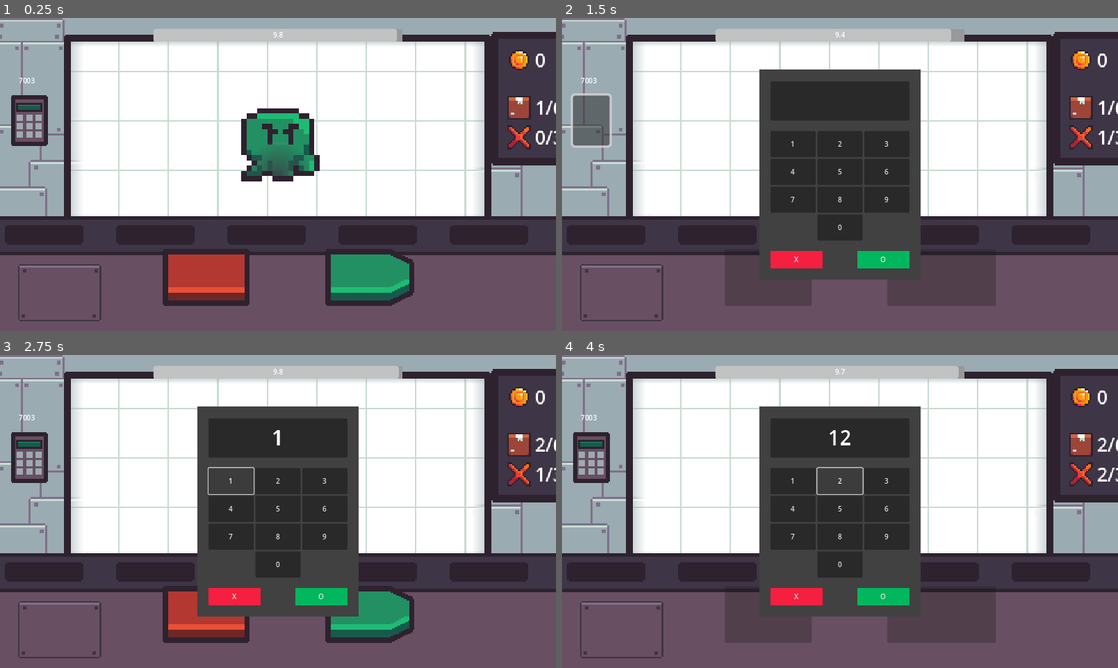
Above: before the commit, frames 1-4 (two rows, left to right).
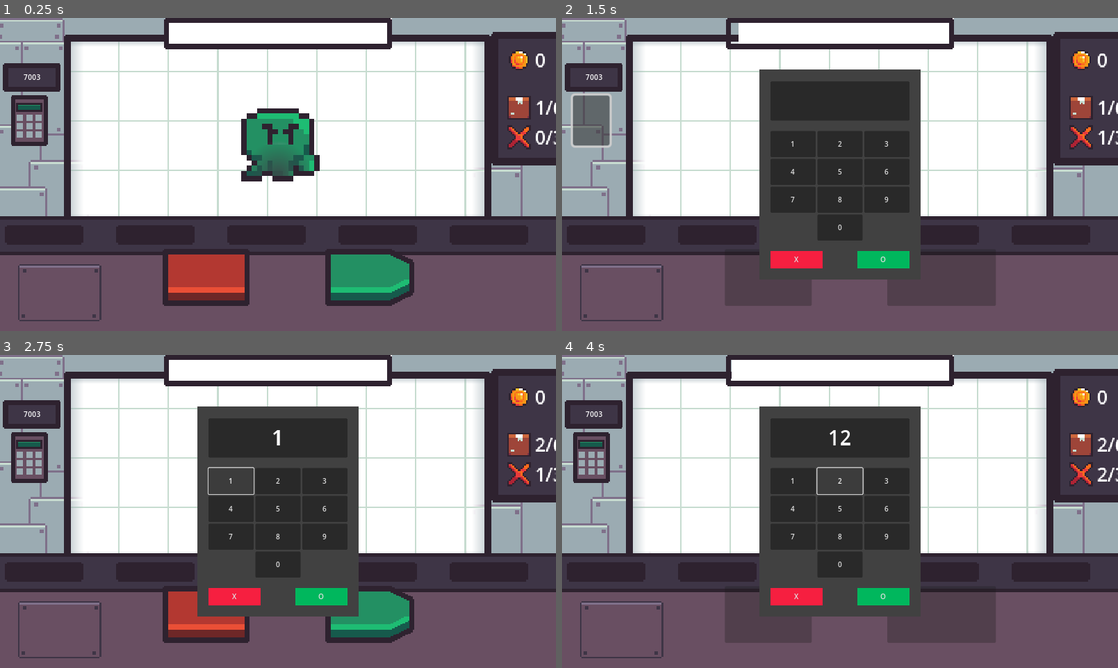
Above: after the commit, the same moments.

Repository: FixelDev/inside-out-inc
Game: Godot game, scene res://scenes/game/game.tscn
The game is run twice, just before and just after one commit, with the same random seed, the same clock (stepped at 60 frames per second) and the same inputs.
Inputs (mouse positions are in pixels of both pictures, inside the frame that each line leads up to):
- Up to frame 1 (0.25 s): no input
- Up to frame 2 (1.5 s): click (940, 277) at 0.5 s; click (589, 121) at 1.25 s
- Up to frame 3 (2.75 s): click "1" at 2 s
- Up to frame 4 (4 s): click (940, 614) at 2.77 s; click "2" at 3.5 s

The runs differ from the first frame. In frame 1, 5.2% of the frame differs, in the area x 0-73%, y 0-24%; in frame 2, 5.1%; in frame 3, 5.2%; in frame 4, 5.2%.

Commit message:
Added graphics for wall, table, buttons, keypad, stats, started working on progress bar

Diff:
--- a/scenes/game/game.tscn
+++ b/scenes/game/game.tscn
@@ -25,6 +25,8 @@
 [ext_resource type="Texture2D" uid="uid://byoy4hqusvlds" path="res://ui/stats_container/graphics/strike.png" id="12_xb1sl"]
 [ext_resource type="Texture2D" uid="uid://b5x7jxgjhscc8" path="res://ui/panel.png" id="13_1o150"]
 [ext_resource type="Texture2D" uid="uid://dvtq3nlhda6lo" path="res://scenes/game/graphics/border.png" id="14_o33iu"]
+[ext_resource type="Texture2D" uid="uid://ce7v5hjbfm5ei" path="res://ui/progress_bar/under.png" id="14_ogtul"]
+[ext_resource type="Texture2D" uid="uid://73jnfsbs3rjq" path="res://ui/progress_bar/border.png" id="15_kkt2q"]
 [ext_resource type="Texture2D" uid="uid://ewvysmrso6d5" path="res://scenes/game/graphics/wall/wall_decoration.png" id="17_nlatq"]
 [ext_resource type="Texture2D" uid="uid://t3ryi2inpjgp" path="res://entities/xray/graphics/xray.png" id="17_u2lnh"]
 [ext_resource type="Texture2D" uid="uid://u6wcejef6fm1" path="res://scenes/game/graphics/bg.png" id="18_4apnj"]
@@ -47,10 +49,15 @@
 texture_margin_right = 100.0
 texture_margin_bottom = 62.0
 
+[sub_resource type="StyleBoxTexture" id="StyleBoxTexture_85yi6"]
+texture = ExtResource("13_1o150")
+texture_margin_left = 14.0
+texture_margin_top = 14.0
+texture_margin_right = 14.0
+texture_margin_bottom = 14.0
+
 [sub_resource type="StyleBoxTexture" id="StyleBoxTexture_rreug"]
 texture = ExtResource("11_ebbve")
-
-[sub_resource type="StyleBoxFlat" id="StyleBoxFlat_keo0h"]
 
 [sub_resource type="StyleBoxFlat" id="StyleBoxFlat_x5fn5"]
 bg_color = Color(0.255659, 0.255659, 0.255659, 1)
@@ -207,11 +214,12 @@
 anchors_preset = 4
 anchor_top = 0.5
 anchor_bottom = 0.5
-offset_left = 19.0
-offset_top = 117.0
-offset_right = 105.0
-offset_bottom = 164.0
+offset_left = 7.0
+offset_top = 100.0
+offset_right = 140.0
+offset_bottom = 166.0
 grow_vertical = 2
+theme_override_styles/normal = SubResource("StyleBoxTexture_85yi6")
 horizontal_alignment = 1
 vertical_alignment = 1
 
@@ -231,22 +239,25 @@
 "
 script = ExtResource("5_2847e")
 
-[node name="TimeLeftProgressBar" type="ProgressBar" parent="UI"]
-unique_name_in_owner = true
-custom_minimum_size = Vector2(0, 29.635)
+[node name="TimeLeftProgressBar" type="TextureProgressBar" parent="UI"]
+unique_name_in_owner = true
 anchors_preset = 5
 anchor_left = 0.5
 anchor_right = 0.5
-offset_left = -287.0
-offset_top = 25.0
-offset_right = 287.0
-offset_bottom = 54.635
+offset_left = -263.0
+offset_right = 263.0
+offset_bottom = 72.0
 grow_horizontal = 2
-theme_override_styles/background = SubResource("StyleBoxFlat_keo0h")
-max_value = 10.0
 step = 0.001
-value = 10.0
-show_percentage = false
+value = 30.0
+fill_mode = 1
+nine_patch_stretch = true
+stretch_margin_left = 14
+stretch_margin_top = 14
+stretch_margin_right = 14
+stretch_margin_bottom = 14
+texture_over = ExtResource("15_kkt2q")
+texture_progress = ExtResource("14_ogtul")
 script = ExtResource("4_1w6ym")
 
 [node name="TimeLeftLabel" type="Label" parent="UI/TimeLeftProgressBar"]
@@ -418,6 +429,7 @@
 offset_bottom = 40.0
 
 [node name="Decoration4" type="NinePatchRect" parent="Wall/Decorations"]
+layout_mode = 0
 offset_left = -136.927
 offset_top = -55.0459
 offset_right = -111.927
@@ -429,6 +441,7 @@
 patch_margin_bottom = 4
 
 [node name="Decoration7" type="NinePatchRect" parent="Wall/Decorations"]
+layout_mode = 0
 offset_left = 128.0
 offset_top = -3.0
 offset_right = 148.0
@@ -440,6 +453,7 @@
 patch_margin_bottom = 4
 
 [node name="Decoration8" type="NinePatchRect" parent="Wall/Decorations"]
+layout_mode = 0
 offset_left = 99.0
 offset_top = 12.0
 offset_right = 129.0
@@ -451,6 +465,7 @@
 patch_margin_bottom = 4
 
 [node name="Decoration5" type="NinePatchRect" parent="Wall/Decorations"]
+layout_mode = 0
 offset_left = -160.092
 offset_top = -55.0459
 offset_right = -135.092
@@ -462,6 +477,7 @@
 patch_margin_bottom = 4
 
 [node name="Decoration6" type="NinePatchRect" parent="Wall/Decorations"]
+layout_mode = 0
 offset_left = -150.0
 offset_top = -67.0
 offset_right = -113.0
@@ -473,6 +489,7 @@
 patch_margin_bottom = 4
 
 [node name="Decoration3" type="NinePatchRect" parent="Wall/Decorations"]
+layout_mode = 0
 offset_left = -150.0
 offset_top = -11.0
 offset_right = -125.0
@@ -484,6 +501,7 @@
 patch_margin_bottom = 4
 
 [node name="Decoration2" type="NinePatchRect" parent="Wall/Decorations"]
+layout_mode = 0
 offset_left = -132.0
 offset_top = 8.0
 offset_right = -100.0
@@ -495,6 +513,7 @@
 patch_margin_bottom = 4
 
 [node name="Decoration" type="NinePatchRect" parent="Wall/Decorations"]
+layout_mode = 0
 offset_left = -164.22
 offset_top = 22.0184
 offset_right = -122.22
@@ -581,5 +600,4 @@
 [connection signal="pressed" from="UI/EmergencyKeypadPanel/VBoxContainer/ButtonsContainer/ResetButton" to="UI/EmergencyKeypadPanel" method="_on_reset_button_pressed"]
 [connection signal="pressed" from="UI/EmergencyKeypadPanel/VBoxContainer/ButtonsContainer/AcceptButton" to="UI/EmergencyKeypadPanel" method="_on_accept_button_pressed"]
 [connection signal="timeout" from="Timers/TimerToSpawnPackage" to="." method="_on_timer_to_spawn_package_timeout"]
-[connection signal="timeout" from="Timers/TimerTimeToLeft" to="UI/TimeLeftProgressBar" method="_on_timer_time_to_left_timeout"]
 [connection signal="timeout" from="Timers/TimerExtraTime" to="." method="_on_timer_extra_time_timeout"]
--- a/scenes/game/time_left_progress_bar.gd
+++ b/scenes/game/time_left_progress_bar.gd
@@ -1,4 +1,4 @@
-class_name TimeLeftProgressBar extends ProgressBar
+class_name TimeLeftProgressBar extends TextureProgressBar
 
 @onready var time_left_label = %TimeLeftLabel
 @onready var timer_time_to_left = %TimerTimeToLeft
Not shown: 1 places in scenes/game/game.tscn that only renumber resources
Binary file added: ui/progress_bar/background.aseprite
Binary file added: ui/progress_bar/background.png
Not shown, added: ui/progress_bar/background.png.import
Binary file added: ui/progress_bar/border.aseprite
Binary file added: ui/progress_bar/border.png
Not shown, added: ui/progress_bar/border.png.import
Binary file added: ui/progress_bar/fill_emergency.aseprite
Binary file added: ui/progress_bar/fill_emergency.png
Not shown, added: ui/progress_bar/fill_emergency.png.import
Binary file added: ui/progress_bar/under.aseprite
Binary file added: ui/progress_bar/under.png
(and 1 more such lines)
